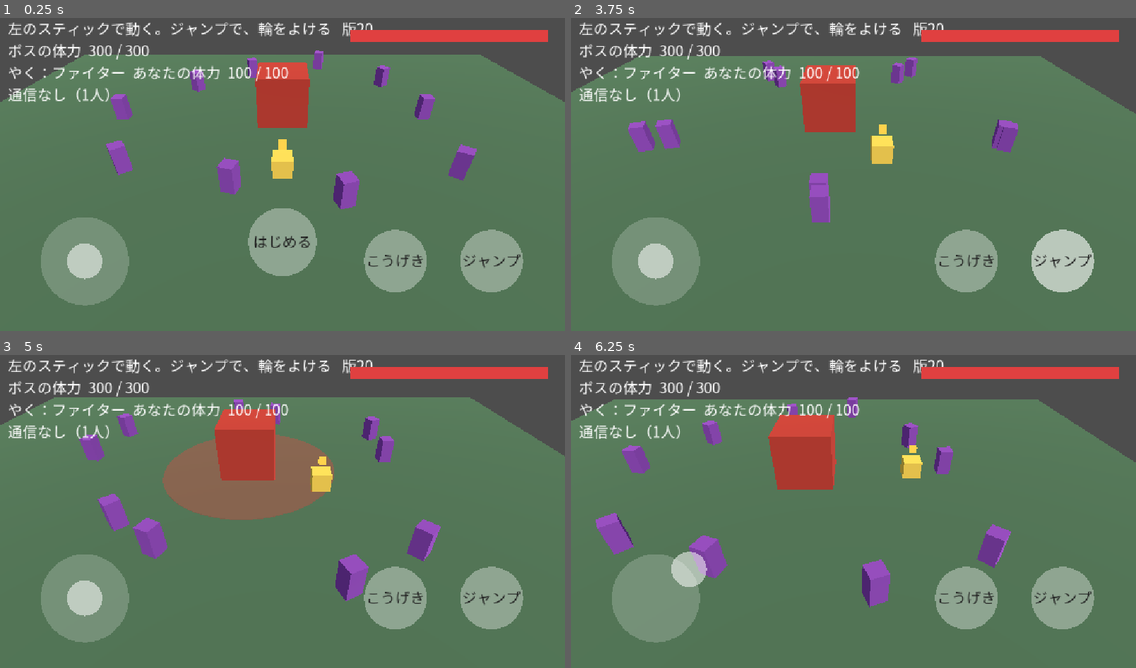
Above: before the commit, frames 1-4 (two rows, left to right).
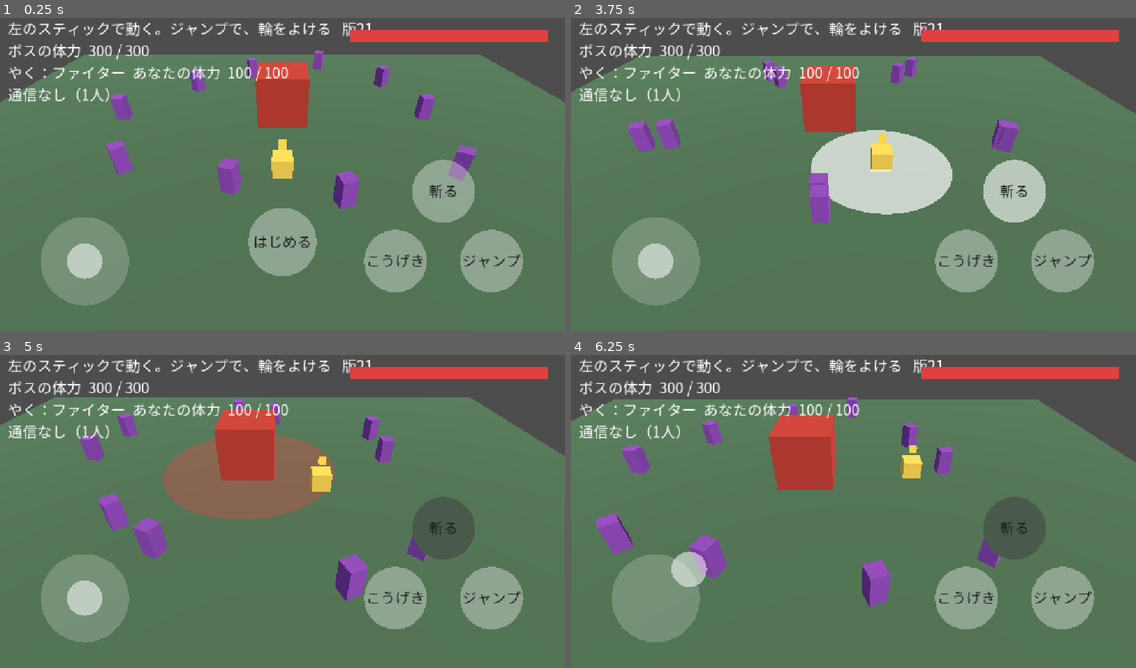
Above: after the commit, the same moments.

Repository: koyoy1016-gif/bigbusters-godot
Game: Godot game, scene res://scenes/prototype/stick_prototype.tscn
Same seed, same stepped clock (60 frames per second), same inputs: the game is played once before the commit and once after it. This scene is started directly instead of the project's main scene.
Inputs (mouse positions are in pixels of both pictures, inside the frame that each line leads up to):
- Up to frame 1 (0.25 s): no input
- Up to frame 2 (3.75 s): tap Enter at 0.5 s; move the mouse to (977, 155) at 0.52 s; tap 1 at 0.6, 2.1, 3.6 s; click (977, 155) at 0.67 s; drag from (740, 187) to (825, 237) at 1.27 s; move the mouse to (910, 102) at 2.02 s; click (910, 102) at 2.17 s; drag from (825, 237) to (684, 124) at 2.77 s; move the mouse to (1023, 221) at 3.52 s; click (1023, 221) at 3.67 s
- Up to frame 3 (5 s): drag from (113, 461) to (197, 430) at 4.27 s
- Up to frame 4 (6.25 s): move the mouse to (881, 508) at 5.02 s; tap 1 at 5.1 s; click (881, 508) at 5.17 s; drag from (768, 430) to (740, 524) at 5.77 s

The runs differ from the first frame. In frame 1, 1.8% of the frame differs, in the area x 64-84%, y 1-66%; in frame 2, 8.4%, in the area x 42-93%, y 1-88%; in frame 3, 1.8%; in frame 4, 1.8%.

Commit message:
Xボタンと技を追加（斬る・ダッシュ・射撃・魔法・投げ・バリア・回復・召喚）。3Dキャラの手順書を追加
Co-Authored-By: Claude Sonnet 5.5 <noreply@anthropic.com>
Claude-Session: https://claude.ai/code/session_01U5QjkxQPQVJ9bA9eQTVgJt

Diff:
--- a/data/prototype_stick.json
+++ b/data/prototype_stick.json
@@ -30,6 +30,14 @@
   "button_center_frac": [
     0.87,
     0.78
+  ],
+  "skill_center_frac": [
+    0.785,
+    0.56
+  ],
+  "skill_center_frac_portrait": [
+    0.74,
+    0.76
   ],
   "attack_center_frac": [
     0.7,
@@ -161,7 +169,7 @@
   ],
   "charge_color": "#ff9a20",
   "build_label": "版",
-  "build_id": "20",
+  "build_id": "21",
   "camera_follow": 0.5,
   "camera_follow_per_sec": 6.0,
   "marker_size": 0.35,
--- /dev/null
+++ b/data/skills.json
@@ -0,0 +1,12 @@
+{
+  "note": "Xの技（仮の数値。ユーザーが調整する）。キーは data/characters.json の skill と同じ名前",
+  "斬る": {"kind": "arc", "cooldown_sec": 4.0, "multiplier": 2.5, "radius": 3.5, "half_angle_deg": 70.0, "fx_color": "#ffffffb0", "fx_sec": 0.2},
+  "ダッシュ": {"kind": "dash", "cooldown_sec": 3.0, "distance": 5.0, "duration_sec": 0.2},
+  "射撃": {"kind": "line", "cooldown_sec": 3.0, "multiplier": 3.0, "length": 14.0, "half_width": 0.6, "pierce": false, "fx_color": "#fff060c0", "fx_sec": 0.15},
+  "魔法": {"kind": "line", "cooldown_sec": 4.0, "multiplier": 2.5, "length": 10.0, "half_width": 1.2, "pierce": true, "fx_color": "#c070ffc0", "fx_sec": 0.3},
+  "投げ": {"kind": "lob", "cooldown_sec": 5.0, "multiplier": 3.0, "throw_distance": 6.0, "delay_sec": 0.7, "radius": 3.2, "fx_color": "#ff9030c0", "fx_sec": 0.3},
+  "バリア": {"kind": "guard", "cooldown_sec": 8.0, "duration_sec": 3.0, "damage_taken_multiplier": 0.2, "fx_color": "#60a0ff60"},
+  "回復": {"kind": "heal", "cooldown_sec": 8.0, "heal": 30.0, "fx_color": "#60ff90a0", "fx_sec": 0.4},
+  "召喚": {"kind": "summon", "cooldown_sec": 12.0, "duration_sec": 8.0, "hit_interval_sec": 0.5, "multiplier": 0.8, "fx_color": "#ffffffc0"},
+  "button_label_size_note": "ボタンには技の名前を出す"
+}
--- /dev/null
+++ b/scripts/combat/skills.gd
@@ -0,0 +1,63 @@
+extends RefCounted
+## Xの技の計算（画面を持たない）。当たり判定の形と、ダメージ。
+## ダメージの計算は damage.gd の関数を使う（CLAUDE.md ルール4）。数値は data/skills.json。
+
+const Damage := preload("res://scripts/combat/damage.gd")
+const PATH := "res://data/skills.json"
+
+
+static func load_config(path: String = PATH) -> Dictionary:
+	var parsed: Variant = JSON.parse_string(FileAccess.get_file_as_string(path))
+	return parsed if parsed is Dictionary else {}
+
+
+## 技のダメージ（攻撃力 × 技の倍率）
+static func skill_damage(attack_power: float, skill: Dictionary) -> float:
+	return Damage.damage_amount(attack_power, float(skill.get("multiplier", 0.0)))
+
+
+## 扇形（前に向かって斬る）。origin から radius（＋相手の大きさ）以内で、向き facing から half_angle_deg 以内
+static func in_arc(origin: Vector2, facing: Vector2, target: Vector2, radius: float, half_angle_deg: float, target_radius: float = 0.0) -> bool:
+	var to := target - origin
+	var d := to.length()
+	if d > radius + target_radius:
+		return false
+	if d <= target_radius or facing.length() < 0.001:
+		return true
+	var angle := rad_to_deg(acos(clampf(facing.normalized().dot(to / d), -1.0, 1.0)))
+	return angle <= half_angle_deg
+
+
+## 細長い帯（まっすぐ飛ぶ・つらぬく）。origin から dir の向きに length まで、幅は half_width ずつ
+static func in_strip(origin: Vector2, dir: Vector2, target: Vector2, length: float, half_width: float, target_radius: float = 0.0) -> bool:
+	return strip_distance(origin, dir, target, length, half_width, target_radius) >= 0.0
+
+
+## 帯の中なら、origin からの前向きの距離。外なら -1
+static func strip_distance(origin: Vector2, dir: Vector2, target: Vector2, length: float, half_width: float, target_radius: float = 0.0) -> float:
+	if dir.length() < 0.001:
+		return -1.0
+	var n := dir.normalized()
+	var to := target - origin
+	var along := to.dot(n)
+	var side := absf(to.cross(n))
+	if along < -target_radius or along > length + target_radius or side > half_width + target_radius:
+		return -1.0
+	return maxf(along, 0.0)
+
+
+## 円の中（爆発）。center から radius（＋相手の大きさ）以内
+static func in_circle(center: Vector2, target: Vector2, radius: float, target_radius: float = 0.0) -> bool:
+	return center.distance_to(target) <= radius + target_radius
+
+
+## ダッシュの行き先（向きに distance 進む。床の外には出ない）
+static func dash_target(pos: Vector2, dir: Vector2, distance: float, bounds: float) -> Vector2:
+	var n := dir.normalized() if dir.length() > 0.001 else Vector2.ZERO
+	var p := pos + n * distance
+	return Vector2(clampf(p.x, -bounds, bounds), clampf(p.y, -bounds, bounds))
+
+
+## 投げる先（向きに distance。床の外には出ない）
+static func lob_point(pos: Vector2, dir: Vector2, distance: float, bounds: float) -> Vector2:
+	return dash_target(pos, dir, distance, bounds)
--- a/scripts/prototype/stick_prototype.gd
+++ b/scripts/prototype/stick_prototype.gd
@@ -24,6 +24,7 @@
 const CrowdState := preload("res://scripts/combat/crowd_state.gd")
 const CharacterData := preload("res://scripts/characters/character_data.gd")
 const CharacterView := preload("res://scripts/characters/character_view.gd")
+const Skills := preload("res://scripts/combat/skills.gd")
 const SubCrowd := preload("res://scripts/prototype/sub_enemy_crowd.gd")
 
 var config: Dictionary = {}
@@ -33,6 +34,19 @@
 var sub_crowd: Node3D
 var recorder := Recorder.new()
 var char_view: Node3D = null
+var skills_cfg: Dictionary = {}
+var skill_cooldown := 0.0
+var skill_flash := 0.0
+var facing := Vector2(0.0, -1.0)
+var dash_left := 0.0
+var dash_dir := Vector2.ZERO
+var guard_left := 0.0
+var bomb: Dictionary = {}
+var summon_left := 0.0
+var summon_timer := 0.0
+var skill_fx: MeshInstance3D
+var skill_fx_left := 0.0
+var summon_node: MeshInstance3D
 ## 選んだキャラ（画面の流れから渡される。空なら、古い「枠で決まる役割」）
 var selected_character := ""
 var characters_cfg: Dictionary = {}
@@ -225,6 +239,21 @@
 	charge_strip.visible = false
 	add_child(charge_strip)
 
+	skill_fx = MeshInstance3D.new()
+	skill_fx.name = "SkillFx"
+	skill_fx.visible = false
+	add_child(skill_fx)
+	summon_node = MeshInstance3D.new()
+	summon_node.name = "SummonAlly"
+	var sbox := BoxMesh.new()
+	sbox.size = Vector3(0.6, 0.8, 0.6)
+	var smat := StandardMaterial3D.new()
+	smat.albedo_color = Color(0.9, 0.95, 1.0)
+	sbox.material = smat
+	summon_node.mesh = sbox
+	summon_node.visible = false
+	add_child(summon_node)
+
 	camera = Camera3D.new()
 	camera.name = "Camera"
 	camera.fov = float(config["camera_fov"])
@@ -345,6 +374,7 @@
 	net_update(delta, Time.get_ticks_msec())
 	combat_update(delta)
 	_record_highlight(delta)
+	_skill_update(delta)
 	_update_character(delta)
 	var crowd_t := maxf(0.0, (server_now_ms() - round_start_ms) / 1000.0) if round_active() else 0.0
 	crowd_state.refresh(crowd_t)
@@ -375,6 +405,9 @@
 	elif stick_touch == -1 and pos.x < screen.x * float(config["stick_zone_max_x_frac"]):
 		stick_touch = index
 		stick_vec = _stick_input(pos, screen)
+	elif pos.distance_to(_skill_center(screen)) <= float(config["button_radius_px"]):
+		skill_flash = float(config["press_flash_sec"])
+		use_skill()
 	elif pos.distance_to(_attack_center(screen)) <= float(config["button_radius_px"]):
 		attack_flash = float(config["press_flash_sec"])
 		attack()
@@ -495,6 +528,12 @@
 	boss.visible = true
 	recorder.clear()
 	since_sample = 0.0
+	skill_cooldown = 0.0
+	dash_left = 0.0
+	guard_left = 0.0
+	bomb = {}
+	summon_left = 0.0
+	summon_timer = 0.0
 	crowd_state.reset(int(config["sub_enemy_count"]), float(config["sub_enemy_hp"]))
 	touch_timer = 0.0
 	boss_hp = float(config["boss_hp"])
@@ -553,6 +592,219 @@
 	return true
 
 
+## ダメージを受ける。ダッシュ中は受けない。バリア中は、技の設定の割合に減らす
+func _take_damage(amount: float) -> void:
+	if dash_left > 0.0:
+		return
+	if guard_left > 0.0:
+		amount *= float(_skill_def().get("damage_taken_multiplier", 1.0))
+	_set_my_hp(Damage.apply_damage(my_hp, amount))
+
+
+## 自分のXの技の名前。選んだキャラの技。なければ「斬る」
+func skill_name() -> String:
+	var def := selected_def()
+	return str(def.get("skill", "斬る")) if not def.is_empty() else "斬る"
+
+
+func _skill_def() -> Dictionary:
+	if skills_cfg.is_empty():
+		skills_cfg = Skills.load_config()
+	var d: Variant = skills_cfg.get(skill_name(), {})
+	return d if d is Dictionary else {}
+
+
+func _damage_boss(amount: float) -> void:
+	my_hits += amount
+	_recompute_boss_hp()
+	if net_active:
+		bridge.send_hits(my_hits)
+
+
+func _crowd_xz(i: int) -> Vector2:
+	var p: Vector3 = sub_crowd.last_positions[i]
+	return Vector2(p.x, p.z)
+
+
+func _round_t() -> float:
+	return (server_now_ms() - round_start_ms) / 1000.0
+
+
+## Xの技を使う。使えたら true
+func use_skill() -> bool:
+	if not round_active() or downed or skill_cooldown > 0.0:
+		return false
+	var sc := _skill_def()
+	if sc.is_empty():
+		return false
+	var origin := Vector2(player.position.x, player.position.z)
+	var boss_xz := Vector2(boss.position.x, boss.position.z)
+	var boss_r := float(config["boss_size"]) * 0.5
+	var sub_r := float((config["sub_enemy_size"] as Array)[0]) * 0.5
+	var power := role_value("attack_power")
+	var respawn := float(config["sub_enemy_respawn_sec"])
+	var dmg := Skills.skill_damage(power, sc)
+	var kind := str(sc["kind"])
+	match kind:
+		"arc":
+			var hit_any := false
+			if Skills.in_arc(origin, facing, boss_xz, float(sc["radius"]), float(sc["half_angle_deg"]), boss_r):
+				_damage_boss(dmg)
+				hit_any = true
+			for i in crowd_state.count():
+				if crowd_state.is_alive(i) and Skills.in_arc(origin, facing, _crowd_xz(i), float(sc["radius"]), float(sc["half_angle_deg"]), sub_r):
+					crowd_state.hit(i, dmg, _round_t(), respawn)
+			var fx_mesh := CylinderMesh.new()
+			fx_mesh.top_radius = float(sc["radius"])
+			fx_mesh.bottom_radius = float(sc["radius"])
+			fx_mesh.height = 0.05
+			_show_fx(fx_mesh, Vector3(origin.x, 0.06, origin.y), sc)
+			if hit_any:
+				hit_flash = float(config["hit_flash_sec"])
+		"line":
+			var best := -2
+			var hit_list: Array = []
+			var d_boss := Skills.strip_distance(origin, facing, boss_xz, float(sc["length"]), float(sc["half_width"]), boss_r)
+			if d_boss >= 0.0:
+				hit_list.append([d_boss, -1])
+			for i in crowd_state.count():
+				if crowd_state.is_alive(i):
+					var d := Skills.strip_distance(origin, facing, _crowd_xz(i), float(sc["length"]), float(sc["half_width"]), sub_r)
+					if d >= 0.0:
+						hit_list.append([d, i])
+			hit_list.sort_custom(func(a, b): return a[0] < b[0])
+			for h in hit_list:
+				if bool(sc.get("pierce", false)) or best == -2:
+					best = int(h[1])
+					if int(h[1]) == -1:
+						_damage_boss(dmg)
+					else:
+						crowd_state.hit(int(h[1]), dmg, _round_t(), respawn)
+				else:
+					break
+			var box := BoxMesh.new()
+			box.size = Vector3(float(sc["half_width"]) * 2.0, 0.05, float(sc["length"]))
+			var mid := origin + facing.normalized() * float(sc["length"]) * 0.5
+			_show_fx(box, Vector3(mid.x, 0.06, mid.y), sc, atan2(facing.x, facing.y))
+		"dash":
+			dash_dir = facing
+			dash_left = float(sc["duration_sec"])
+		"lob":
+			var target := Skills.lob_point(origin, facing, float(sc["throw_distance"]), float(config["bounds"]))
+			bomb = {"pos": target, "left": float(sc["delay_sec"]), "damage": dmg}
+		"guard":
+			guard_left = float(sc["duration_sec"])
+			var disc := CylinderMesh.new()
+			disc.top_radius = 1.4
+			disc.bottom_radius = 1.4
+			disc.height = 2.0
+			_show_fx(disc, Vector3(origin.x, 1.0, origin.y), sc, 0.0, guard_left)
+		"heal":
+			my_hp = minf(role_value("hp"), my_hp + float(sc["heal"]))
+			if net_active:
+				bridge.send_hp(my_hp, round_start_ms)
+			var disc2 := CylinderMesh.new()
+			disc2.top_radius = 1.2
+			disc2.bottom_radius = 1.2
+			disc2.height = 0.05
+			_show_fx(disc2, Vector3(origin.x, 0.06, origin.y), sc)
+		"summon":
+			summon_left = float(sc["duration_sec"])
+			summon_timer = 0.0
+	skill_cooldown = float(sc["cooldown_sec"])
+	return true
+
+
+## 技の見た目（床に、半透明の形を少しのあいだ出す）
+func _show_fx(mesh: PrimitiveMesh, pos: Vector3, sc: Dictionary, yaw: float = 0.0, time: float = -1.0) -> void:
+	if skill_fx == null:
+		return
+	var mat := StandardMaterial3D.new()
+	mat.transparency = BaseMaterial3D.TRANSPARENCY_ALPHA
+	mat.albedo_color = Color(str(sc.get("fx_color", "#ffffffb0")))
+	mat.shading_mode = BaseMaterial3D.SHADING_MODE_UNSHADED
+	mesh.material = mat
+	skill_fx.mesh = mesh
+	skill_fx.position = pos
+	skill_fx.rotation = Vector3(0.0, yaw, 0.0)
+	skill_fx.visible = true
+	skill_fx_left = time if time > 0.0 else float(sc.get("fx_sec", 0.2))
+
+
+## 技の進み（待ち時間、ダッシュ、バリア、投げた爆弾、しょうかん）
+func _skill_update(delta: float) -> void:
+	skill_cooldown = maxf(0.0, skill_cooldown - delta)
+	skill_flash = maxf(0.0, skill_flash - delta)
+	if stick_vec.length() > 0.1 and not downed:
+		facing = stick_vec.normalized()
+	if skill_fx != null:
+		skill_fx_left = maxf(0.0, skill_fx_left - delta)
+		if skill_fx_left <= 0.0:
+			skill_fx.visible = false
+		elif guard_left > 0.0:
+			skill_fx.position = Vector3(player.position.x, 1.0, player.position.z)
+	if not round_active():
+		dash_left = 0.0
+		guard_left = 0.0
+		bomb = {}
+		summon_left = 0.0
+		if summon_node != null:
+			summon_node.visible = false
+		return
+	var sc := _skill_def()
+	if dash_left > 0.0:
+		var step := minf(delta, dash_left)
+		dash_left -= delta
+		var dist := float(sc.get("distance", 0.0)) * step / maxf(0.001, float(sc.get("duration_sec", 0.2)))
+		var from := Vector2(player.position.x, player.position.z)
+		var to := Skills.dash_target(from, dash_dir, dist, float(config["bounds"]))
+		player.position.x = to.x
+		player.position.z = to.y
+	if guard_left > 0.0:
+		guard_left = maxf(0.0, guard_left - delta)
+	if not bomb.is_empty():
+		bomb["left"] = float(bomb["left"]) - delta
+		if float(bomb["left"]) <= 0.0:
+			_explode_bomb(sc)
+			bomb = {}
+	if summon_left > 0.0:
+		summon_left -= delta
+		summon_timer += delta
+		_update_summon_node(sc)
+		if summon_timer >= float(sc.get("hit_interval_sec", 0.5)):
+			summon_timer = 0.0
+			if boss.visible:
+				_damage_boss(Skills.skill_damage(role_value("attack_power"), sc))
+	elif summon_node != null:
+		summon_node.visible = false
+
+
+func _explode_bomb(sc: Dictionary) -> void:
+	var center: Vector2 = bomb["pos"]
+	var dmg := float(bomb["damage"])
+	var boss_xz := Vector2(boss.position.x, boss.position.z)
+	if Skills.in_circle(center, boss_xz, float(sc["radius"]), float(config["boss_size"]) * 0.5):
+		_damage_boss(dmg)
+	var sub_r := float((config["sub_enemy_size"] as Array)[0]) * 0.5
+	for i in crowd_state.count():
+		if crowd_state.is_alive(i) and Skills.in_circle(center, _crowd_xz(i), float(sc["radius"]), sub_r):
+			crowd_state.hit(i, dmg, _round_t(), float(config["sub_enemy_respawn_sec"]))
+	var disc := CylinderMesh.new()
+	disc.top_radius = float(sc["radius"])
+	disc.bottom_radius = float(sc["radius"])
+	disc.height = 0.05
+	_show_fx(disc, Vector3(center.x, 0.06, center.y), sc)
+
+
+## しょうかんした味方（見た目は、ボスのまわりを回る小さな箱。自分の画面だけ）
+func _update_summon_node(sc: Dictionary) -> void:
+	if summon_node == null:
+		return
+	summon_node.visible = true
+	var a := float(sc.get("duration_sec", 8.0)) - summon_left
+	summon_node.position = Vector3(boss.position.x + cos(a * 2.0) * 3.5, 0.4, boss.position.z + sin(a * 2.0) * 3.5)
+
+
 ## サブ敵への攻撃。届く距離のいちばん近い敵に当たる。ボスの体力には数えない（自分の画面の中だけ）
 func _attack_sub_enemy() -> bool:
 	var reach := role_value("attack_reach") + float((config["sub_enemy_size"] as Array)[0]) * 0.5
@@ -570,7 +822,7 @@
 	if not round_active() or downed:
 		touch_timer = 0.0
 		return
-	var airborne := player.position.y > ground_y + float(config["dodge_height"])
+	var airborne := player.position.y > ground_y + float(config["dodge_height"]) or dash_left > 0.0
 	var near := not airborne and crowd_state.nearest_alive(sub_crowd.last_positions, player.position, float(config["sub_enemy_touch_range"])) >= 0
 	if not near:
 		touch_timer = 0.0
@@ -579,7 +831,7 @@
 	if touch_timer <= 0.0:
 		touch_timer = float(config["sub_enemy_touch_interval_sec"])
 		player_hit_flash = float(config["hit_flash_sec"])
-		_set_my_hp(Damage.apply_damage(my_hp, Damage.damage_amount(float(config["sub_enemy_touch_power"]), float(config["sub_enemy_touch_multiplier"]))))
+		_take_damage(Damage.damage_amount(float(config["sub_enemy_touch_power"]), float(config["sub_enemy_touch_multiplier"])))
 
 
 ## 戦いの始まりの直後は、ほかの人の古いダメージ（前の戦いの分）が残っているので、少しのあいだ数えない
@@ -665,6 +917,8 @@
 	var airborne := player.position.y > ground_y + float(config["dodge_height"])
 	if airborne:
 		return
+	if dash_left > 0.0:
+		return
 	var kind := Pattern.attack_kind(n, config["attack_cycle"])
 	var power := 0.0
 	if kind == "charge":
@@ -678,7 +932,7 @@
 			return
 		power = float(config["slam_power"])
 	player_hit_flash = float(config["hit_flash_sec"])
-	_set_my_hp(Damage.apply_damage(my_hp, Damage.damage_amount(power, float(config["slam_multiplier"]))))
+	_take_damage(Damage.damage_amount(power, float(config["slam_multiplier"])))
 
 
 func _set_my_hp(value: float) -> void:
@@ -830,6 +1084,11 @@
 	return Vector2(screen.x * f[0], screen.y * f[1])
 
 
+func _skill_center(screen: Vector2) -> Vector2:
+	var f: Array = _layout("skill_center_frac", screen)
+	return Vector2(screen.x * f[0], screen.y * f[1])
+
+
 func _attack_center(screen: Vector2) -> Vector2:
 	var f: Array = _layout("attack_center_frac", screen)
 	return Vector2(screen.x * f[0], screen.y * f[1])
@@ -872,6 +1131,11 @@
 	var bc := _button_center(screen)
 	overlay.draw_circle(bc, br, Color(jump_color))
 	_draw_centered(bc, str(config["button_label"]), button_text)
+
+	var skc := _skill_center(screen)
+	var skill_color := str(config["button_pressed_color"]) if skill_flash > 0.0 else (str(config["button_cooldown_color"]) if skill_cooldown > 0.0 else str(config["button_color"]))
+	overlay.draw_circle(skc, br, Color(skill_color))
+	_draw_centered(skc, skill_name(), button_text)
 
 	var ac := _attack_center(screen)
 	var attack_color := str(config["button_pressed_color"]) if attack_flash > 0.0 else (str(config["button_cooldown_color"]) if attack_cooldown > 0.0 else str(config["button_color"]))
--- /dev/null
+++ b/tests/test_skill_battle.gd
@@ -0,0 +1,142 @@
+extends SceneTree
+## 実行: godot --headless --path . --script res://tests/test_skill_battle.gd
+## 戦いの中でのXの技（斬る・ダッシュ・射撃・魔法・投げ・バリア・回復・召喚）を確かめる。
+
+const SCENE := "res://scenes/prototype/stick_prototype.tscn"
+var failures := 0
+var now := [1000000.0]
+
+
+func check(cond: bool, msg: String) -> void:
+	if cond:
+		print("OK   ", msg)
+	else:
+		print("FAIL ", msg)
+		failures += 1
+
+
+func make(char_id: String) -> Node:
+	var s: Node = (load(SCENE) as PackedScene).instantiate()
+	s.selected_character = char_id
+	root.add_child(s)
+	if s.get_node_or_null("Boss") == null:
+		s._ready()
+	s.clock_ms = func() -> float: return now[0]
+	s.start_round()
+	s.sub_crowd.update_at(0.0, s.crowd_state)
+	return s
+
+
+func done(s: Node) -> void:
+	root.remove_child(s)
+	s.free()
+
+
+func _initialize() -> void:
+	# 斬る（けんし）：ボスの前で、前を向いて使う
+	var s := make("hero_swordsman")
+	check(s.skill_name() == "斬る", "けんしの技は、斬る")
+	var bz := float(s.config["boss_position"][1])
+	s.player.position = Vector3(0.0, s.ground_y, bz + 3.0)
+	s.facing = Vector2(0, -1)
+	var hp0: float = s.boss_hp
+	check(s.use_skill(), "技が使える")
+	check(is_equal_approx(s.boss_hp, hp0 - s.role_value("attack_power") * 2.5), "斬る：ボスに攻撃力×2.5")
+	check(not s.use_skill() and s.skill_cooldown > 0.0, "待ち時間のあいだは、もう一度は使えない")
+	s._skill_update(10.0)
+	s.facing = Vector2(0, 1)
+	var hp1: float = s.boss_hp
+	check(s.use_skill() and s.boss_hp == hp1, "うしろ向きなら、ボスに当たらない")
+	s.downed = true
+	s._skill_update(10.0)
+	check(not s.use_skill(), "ダウン中は使えない")
+	done(s)
+
+	# ダッシュ（はやて）：動く。ダッシュ中はダメージを受けない
+	s = make("sprinter")
+	s.player.position = Vector3(0.0, s.ground_y, 5.0)
+	s.facing = Vector2(1, 0)
+	check(s.use_skill() and s.dash_left > 0.0, "ダッシュできる")
+	var x0: float = s.player.position.x
+	s._skill_update(0.1)
+	s._skill_update(0.1)
+	check(s.player.position.x > x0 + 4.0, "ダッシュで、向きに進む（" + str(s.player.position.x - x0) + "）")
+	s.dash_left = 0.1
+	var hp_d: float = s.my_hp
+	s._take_damage(50.0)
+	check(s.my_hp == hp_d, "ダッシュ中は、ダメージを受けない")
+	s.dash_left = 0.0
+	s._take_damage(10.0)
+	check(is_equal_approx(s.my_hp, hp_d - 10.0), "ダッシュが終われば、受ける")
+	done(s)
+
+	# 射撃（じゅうし）：遠くから、まっすぐ当たる
+	s = make("gunner")
+	s.player.position = Vector3(0.0, s.ground_y, bz + 10.0)
+	s.facing = Vector2(0, -1)
+	var hp2: float = s.boss_hp
+	check(s.use_skill() and is_equal_approx(s.boss_hp, hp2 - s.role_value("attack_power") * 3.0), "射撃：遠くからボスに当たる")
+	s._skill_update(10.0)
+	s.facing = Vector2(1, 0)
+	var hp3: float = s.boss_hp
+	s.use_skill()
+	check(s.boss_hp == hp3, "向きがちがえば、当たらない")
+	done(s)
+
+	# 魔法（まほう）：つらぬく（サブ敵とボスの両方）
+	s = make("mage")
+	var sub: Vector2 = s._crowd_xz(0)
+	s.player.position = Vector3(sub.x, s.ground_y, sub.y + 3.0)
+	s.facing = Vector2(0, -1)
+	var shp: float = s.crowd_state.hp[0]
+	s.use_skill()
+	check(s.crowd_state.hp[0] < shp, "魔法：サブ敵に当たる")
+	done(s)
+
+	# 投げ（ばくだん）：少し遅れて爆発
+	s = make("bomber")
+	s.player.position = Vector3(0.0, s.ground_y, bz + 9.0)
+	s.facing = Vector2(0, -1)
+	var hp4: float = s.boss_hp
+	s.use_skill()
+	check(not s.bomb.is_empty() and s.boss_hp == hp4, "投げ：すぐには爆発しない")
+	s._skill_update(1.0)
+	check(s.bomb.is_empty() and s.boss_hp < hp4, "少しあとで爆発し、ボスに当たる")
+	done(s)
+
+	# バリア（たて）：ダメージが減る
+	s = make("guardian")
+	s.use_skill()
+	var hp5: float = s.my_hp
+	s._take_damage(50.0)
+	check(is_equal_approx(s.my_hp, hp5 - 10.0), "バリア：ダメージが2割になる")
+	s._skill_update(10.0)
+	var hp6: float = s.my_hp
+	s._take_damage(50.0)
+	check(is_equal_approx(s.my_hp, hp6 - 50.0), "バリアが切れたら、元に戻る")
+	done(s)
+
+	# 回復（いやし）
+	s = make("healer")
+	s.my_hp = 10.0
+	s.use_skill()
+	check(is_equal_approx(s.my_hp, 40.0), "回復：体力が増える")
+	s._skill_update(20.0)
+	s.my_hp = s.role_value("hp") - 5.0
+	s.use_skill()
+	check(s.my_hp == s.role_value("hp"), "回復は、体力の上限をこえない")
+	done(s)
+
+	# 召喚（よびだし）：一定間隔でボスにダメージ（自分の合計ダメージに数える）
+	s = make("summoner")
+	s.use_skill()
+	var hp7: float = s.boss_hp
+	s._skill_update(0.6)
+	check(s.boss_hp < hp7 and s.my_hits > 0.0, "召喚：味方が、ボスにダメージを与える（自分の合計に数える）")
+	s._skill_update(20.0)
+	var hp8: float = s.boss_hp
+	s._skill_update(1.0)
+	check(s.boss_hp == hp8, "時間が切れたら、止まる")
+	done(s)
+	print("失敗: ", failures)
+	quit(1 if failures > 0 else 0)
--- /dev/null
+++ b/tests/test_skills.gd
@@ -0,0 +1,51 @@
+extends SceneTree
+## 実行: godot --headless --path . --script res://tests/test_skills.gd
+## Xの技の計算（skills.gd）を確かめる。
+
+const Skills := preload("res://scripts/combat/skills.gd")
+const CharacterData := preload("res://scripts/characters/character_data.gd")
+
+var failures := 0
+
+
+func check(cond: bool, msg: String) -> void:
+	if cond:
+		print("OK   ", msg)
+	else:
+		print("FAIL ", msg)
+		failures += 1
+
+
+func _initialize() -> void:
+	var cfg := Skills.load_config()
+	var chars := CharacterData.load_config()
+	var ok := true
+	for c in chars["characters"]:
+		var sk: Variant = cfg.get(str(c["skill"]), null)
+		if not (sk is Dictionary) or not sk.has("kind") or float(sk.get("cooldown_sec", 0.0)) <= 0.0 and str(sk.get("kind", "")) != "dash":
+			ok = false
+	check(ok, "全キャラのXの技が、skills.json にある")
+	check(is_equal_approx(Skills.skill_damage(10.0, cfg["斬る"]), 25.0), "ダメージ ＝ 攻撃力 × 倍率（斬る 10×2.5）")
+	check(Skills.skill_damage(-5.0, cfg["斬る"]) == 0.0, "ダメージは0より小さくならない")
+	# 扇形
+	var o := Vector2.ZERO
+	var f := Vector2(0, -1)
+	check(Skills.in_arc(o, f, Vector2(0, -3), 3.5, 70.0), "真正面の近くは当たる")
+	check(not Skills.in_arc(o, f, Vector2(0, 3), 3.5, 70.0), "真うしろは当たらない")
+	check(not Skills.in_arc(o, f, Vector2(0, -6), 3.5, 70.0), "遠いと当たらない")
+	check(Skills.in_arc(o, f, Vector2(0, -6), 3.5, 70.0, 3.0), "相手が大きければ、届く")
+	check(Skills.in_arc(o, f, Vector2(2.5, -1.5), 3.5, 70.0) and not Skills.in_arc(o, f, Vector2(3.0, 0.5), 3.5, 70.0), "角度の内は当たる。外は当たらない")
+	check(Skills.in_arc(o, Vector2.ZERO, Vector2(1, 0), 3.5, 70.0), "向きが分からなくても壊れない")
+	# 帯
+	check(Skills.in_strip(o, f, Vector2(0.5, -10), 14.0, 0.6) and not Skills.in_strip(o, f, Vector2(2.0, -10), 14.0, 0.6), "帯の幅の内は当たる。外は当たらない")
+	check(not Skills.in_strip(o, f, Vector2(0, -20), 14.0, 0.6) and not Skills.in_strip(o, f, Vector2(0, 5), 14.0, 0.6), "長さの外（遠い・うしろ）は当たらない")
+	check(is_equal_approx(Skills.strip_distance(o, f, Vector2(0, -7), 14.0, 0.6), 7.0), "帯の中なら、前向きの距離を返す")
+	check(Skills.strip_distance(o, Vector2.ZERO, Vector2(0, -7), 14.0, 0.6) == -1.0, "向きがなければ外")
+	# 円・ダッシュ・投げ
+	check(Skills.in_circle(Vector2(5, 5), Vector2(6, 5), 3.2) and not Skills.in_circle(Vector2(5, 5), Vector2(10, 5), 3.2) and Skills.in_circle(Vector2(5, 5), Vector2(10, 5), 3.2, 2.0), "爆発の円")
+	check(Skills.dash_target(Vector2(0, 0), Vector2(1, 0), 5.0, 15.0).is_equal_approx(Vector2(5, 0)), "ダッシュは、向きに進む")
+	check(Skills.dash_target(Vector2(14, 0), Vector2(1, 0), 5.0, 15.0).is_equal_approx(Vector2(15, 0)), "ダッシュは、床の外に出ない")
+	check(Skills.dash_target(Vector2(1, 1), Vector2.ZERO, 5.0, 15.0).is_equal_approx(Vector2(1, 1)), "向きがなければ動かない")
+	check(Skills.lob_point(Vector2(0, 0), Vector2(0, -1), 6.0, 15.0).is_equal_approx(Vector2(0, -6)), "投げる先")
+	print("失敗: ", failures)
+	quit(1 if failures > 0 else 0)
Not shown, added: scripts/combat/skills.gd.uid
Not shown, added: tests/test_skill_battle.gd.uid
Not shown, added: tests/test_skills.gd.uid
Not shown, changed: NOTES.md
Not shown, added: docs/3d-character-howto.md
